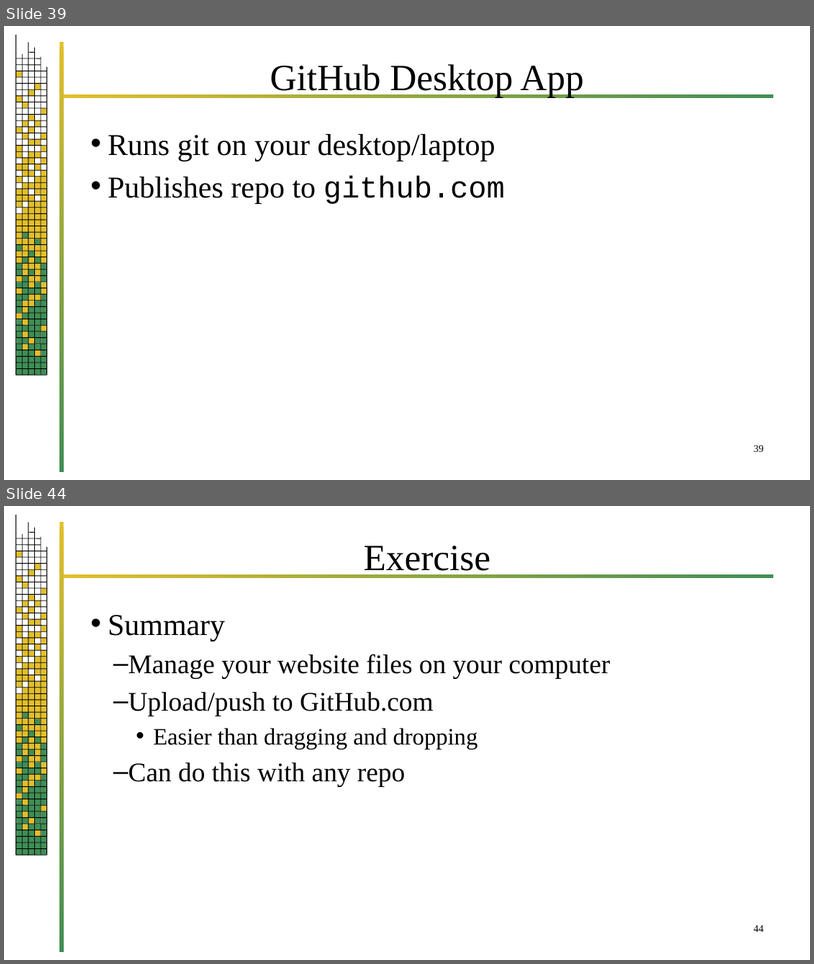
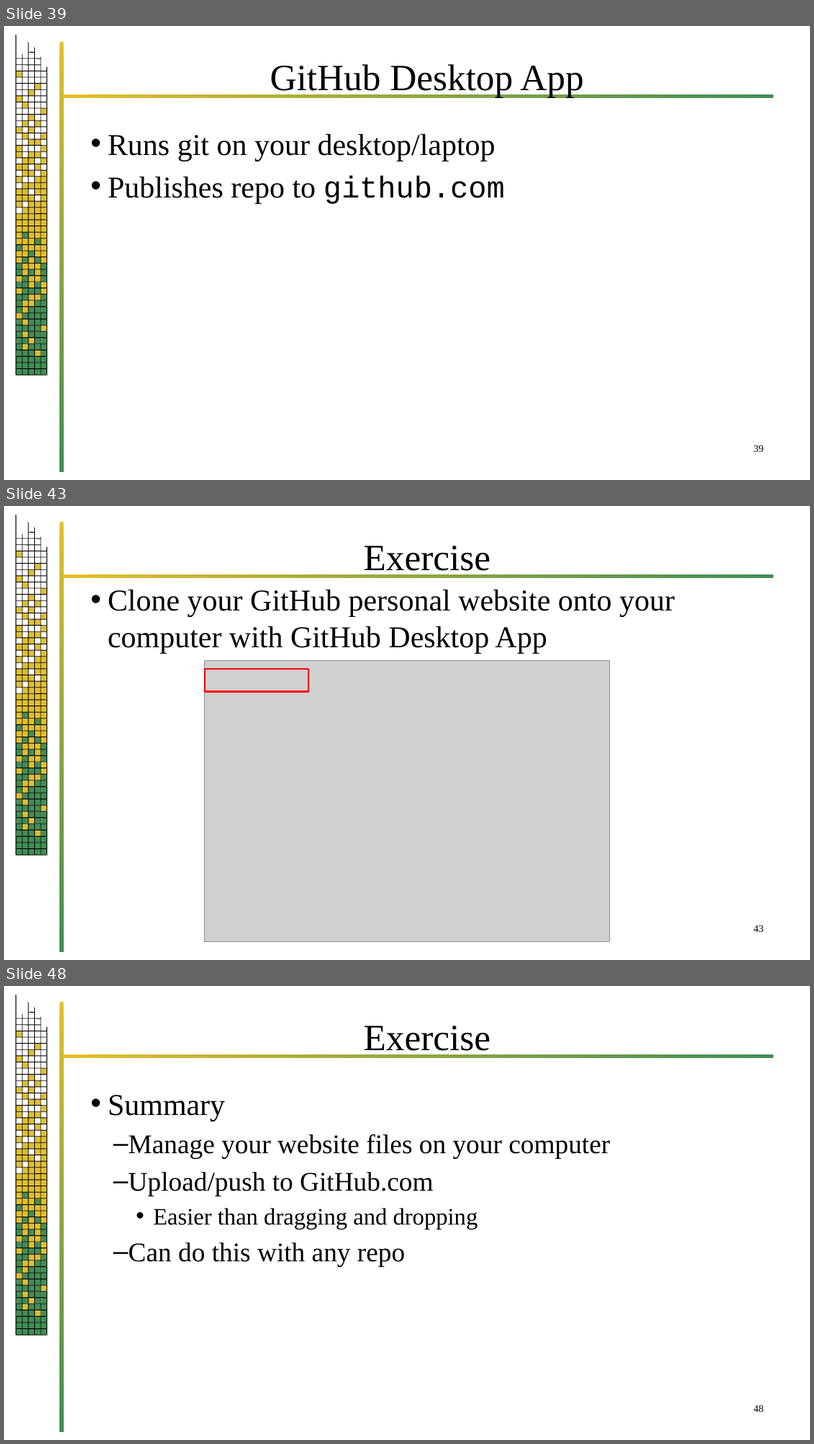
Before and after one commit to jrb28/git, a slide deck: 26bGit.pptx. Shown one above the other, each under a label of ours: slides 39 and 44 before the commit, slides 39, 43 and 48 after it; the slides between them are not shown. The pictures are 814x964 and 814x1444 pixels, drawn with LibreOffice and Linux fonts; fonts in the diff are those of the drawing; grey boxes stand for pictures; background and template pictures are left out. Boxes give left, top, right and bottom in pixels: in the first picture for what was removed or moved away, otherwise in the second. Text is boxed around its words. In the diff, an @@ line names an element or a change of style, - is before the commit and + after.

```diff
--- a/26bGit.pptx
+++ b/26bGit.pptx
@@ slide 43 added at <box>4,506,810,960</box>, background #FFFFFF; not listed: 220 template elements that a slide beside it also shows @@
@@ title added at <box>364,546,491,577</box>, 44 pt, text #000000 @@
+Exercise
@@ text added at <box>108,590,675,653</box>, 36 pt, text #000000 @@
+• Clone your GitHub personal website onto your computer with GitHub Desktop App
@@ picture added at <box>205,660,610,942</box> @@
@@ rectangle added at <box>205,669,309,692</box>, outline #FF0000 2.25 pt @@
@@ page number added at <box>754,924,764,932</box>, 12 pt, text #000000 @@
+43
@@ what was slide 44 is now slide 48 @@
@@ page number at <box>754,1404,764,1412</box>: text changed @@
-44
+48
```
Also in this commit, not shown: 4 slides changed, 3 other slides added.
